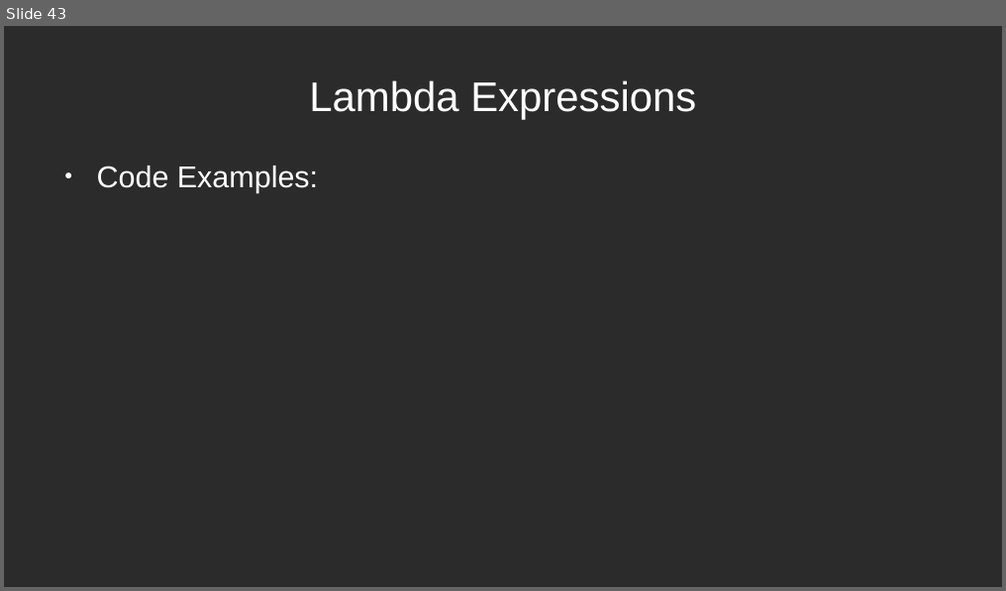
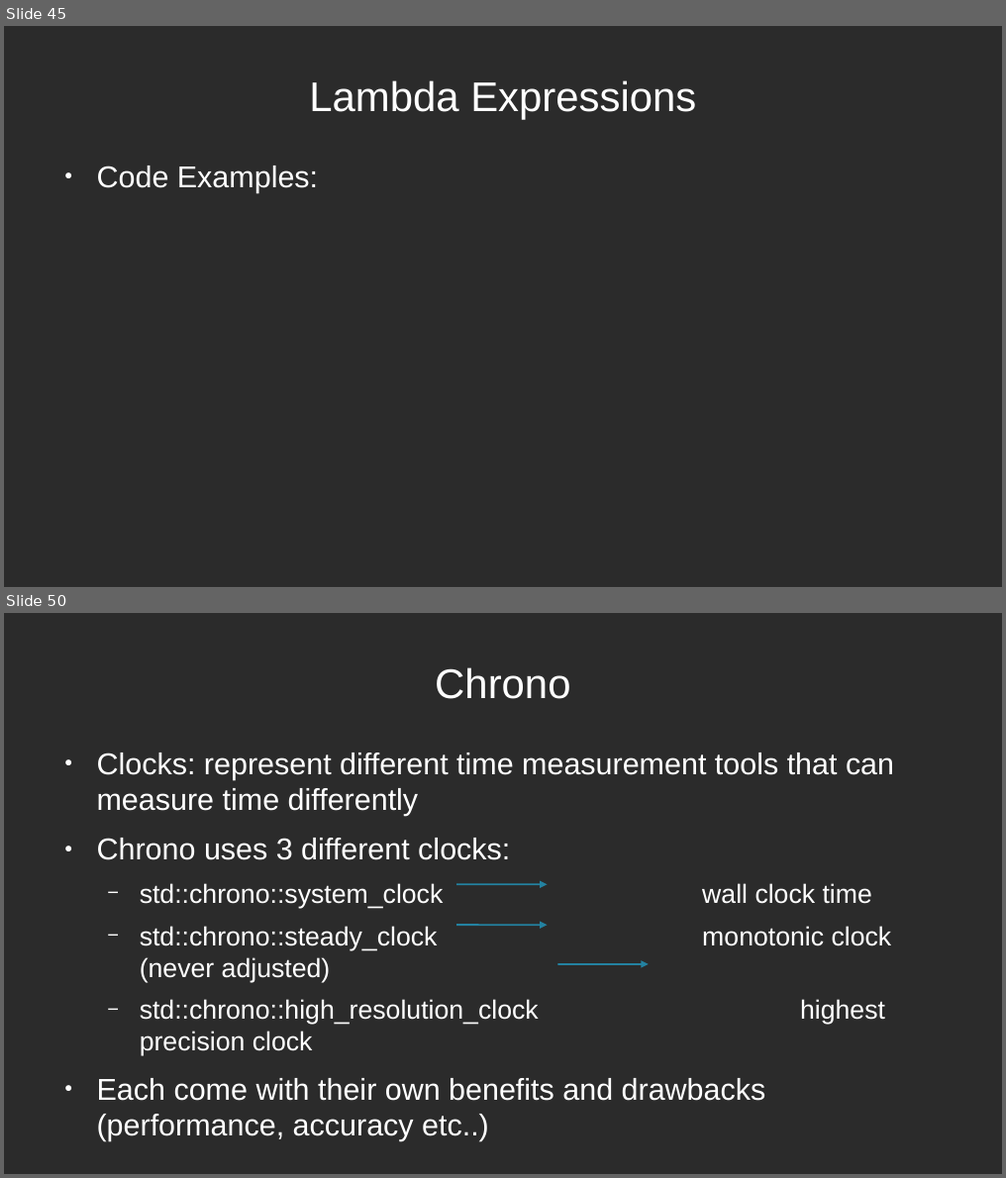
Before and after one commit to mleibeng/Crash-Course-CPP-11-17, a slide deck: Presentation/Crash Course.odp. Shown one above the other, each under a label of ours: slide 43 before the commit, slides 45 and 50 after it; the slides between them are not shown. The pictures are 1006x591 and 1006x1178 pixels, drawn with LibreOffice and Linux fonts; fonts in the diff are those of the drawing; background and template pictures are left out; a plain dark background stands for a picture behind light text. Boxes give left, top, right and bottom in pixels: in the first picture for what was removed or moved away, otherwise in the second. Text is boxed around its words. In the diff, an @@ line names an element or a change of style, - is before the commit and + after.

```diff
--- a/Presentation/Crash Course.odp
+++ b/Presentation/Crash Course.odp
@@ slide 50 added at box(4, 613, 1002, 1174), background picture (left out) @@
@@ title added at box(435, 667, 570, 699), 33 pt, text #FFFFFF @@
+Chrono
@@ text added at box(97, 753, 894, 1142), 24 pt, text #FFFFFF @@
+● Clocks: represent different time measurement tools that can measure time differently
+● Chrono uses 3 different clocks:
+  − std::chrono::system_clock wall clock time
+  − std::chrono::steady_clock monotonic clock (never adjusted)
+  − std::chrono::high_resolution_clock highest precision clock
+● Each come with their own benefits and drawbacks (performance, accuracy etc..)
@@ arrow added from (456, 884) to (548, 884), #2382A1 1.42 pt @@
@@ arrow added from (456, 926) to (548, 926), #2382A1 1.42 pt @@
@@ arrow added from (558, 964) to (648, 964), #2382A1 1.42 pt @@
@@ what was slide 43 is now slide 45 @@
```
Also in this commit, not shown: 2 slides changed, 36 other slides added, 5 slides removed, 2 other files.
